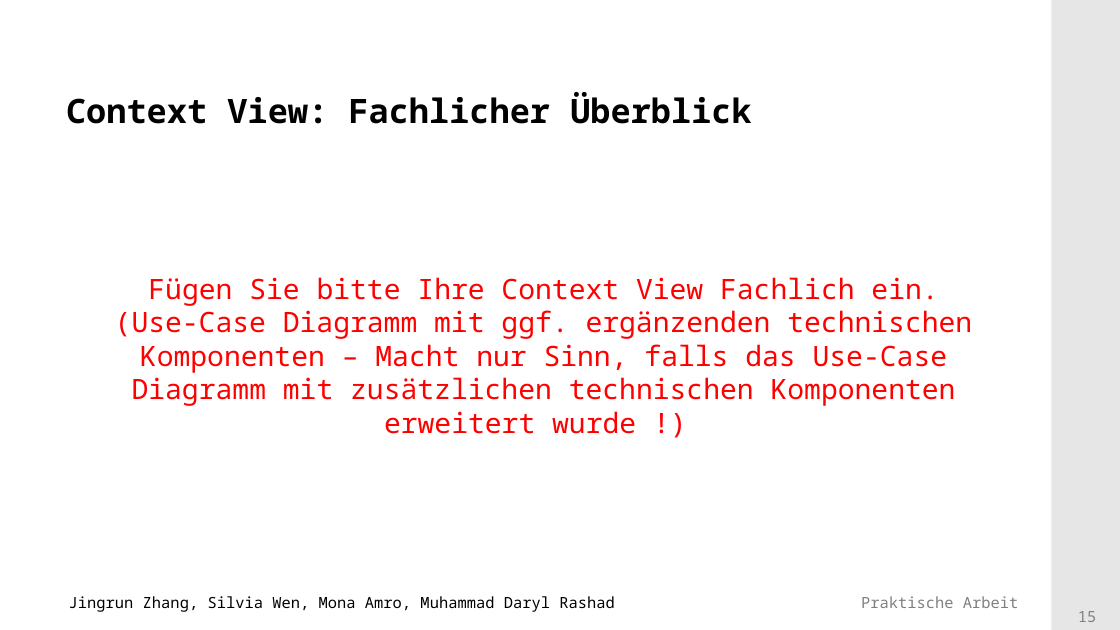
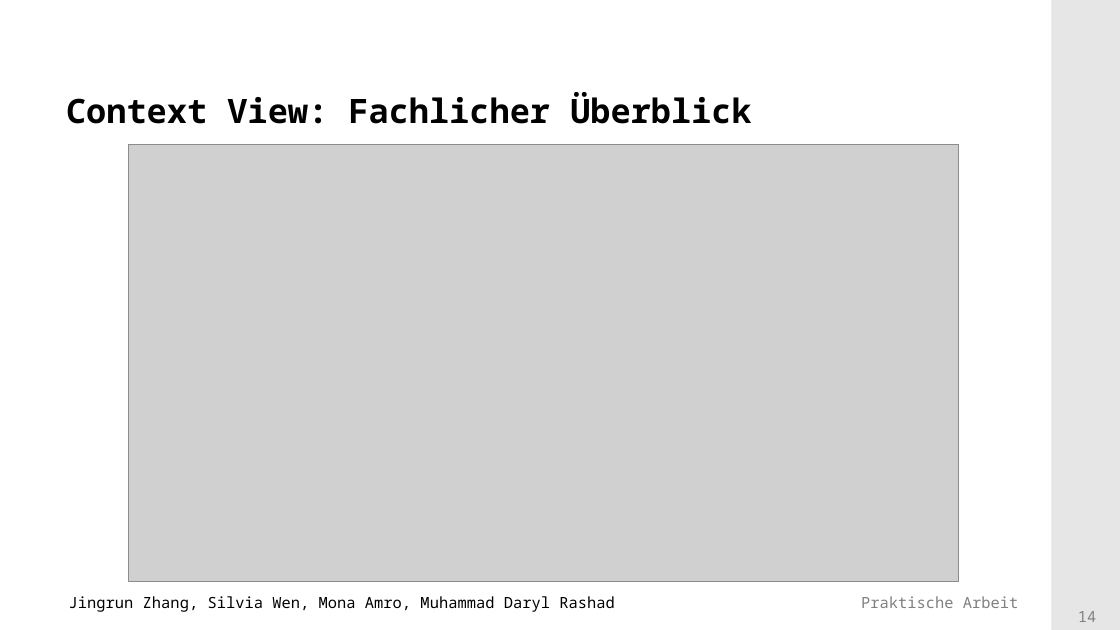
Before and after one commit to Mufasaxi/SimpleBank, a slide deck: slide 14 of architecture/Vorlage_Praesentation_2022 _2_2_OOD.pptx (slide 15 before the commit). Drawn at 1120x630 pixels with LibreOffice and Linux fonts; fonts in the diff are those of the drawing; grey boxes stand for pictures; background and template pictures are left out. Boxes give left, top, right and bottom in pixels: in the first picture for what was removed or moved away, otherwise in the second. Text is boxed around its words. In the diff, an @@ line names an element or a change of style, - is before the commit and + after.

```diff
--- a/architecture/Vorlage_Praesentation_2022 _2_2_OOD.pptx
+++ b/architecture/Vorlage_Praesentation_2022 _2_2_OOD.pptx
@@ picture added at <box>129,145,960,582</box> @@
@@ text removed at <box>115,277,972,434</box> @@
-Fügen Sie bitte Ihre Context View Fachlich ein.
-(Use-Case Diagramm mit ggf. ergänzenden technischen Komponenten – Macht nur Sinn, falls das Use-Case Diagramm mit zusätzlichen technischen Komponenten erweitert wurde !)
@@ page number at <box>1078,611,1096,622</box>: text changed @@
-15
+14
```
Also in this commit, not shown: 3 other slides changed, 3 slides added, 5 slides removed, 5 other files.
